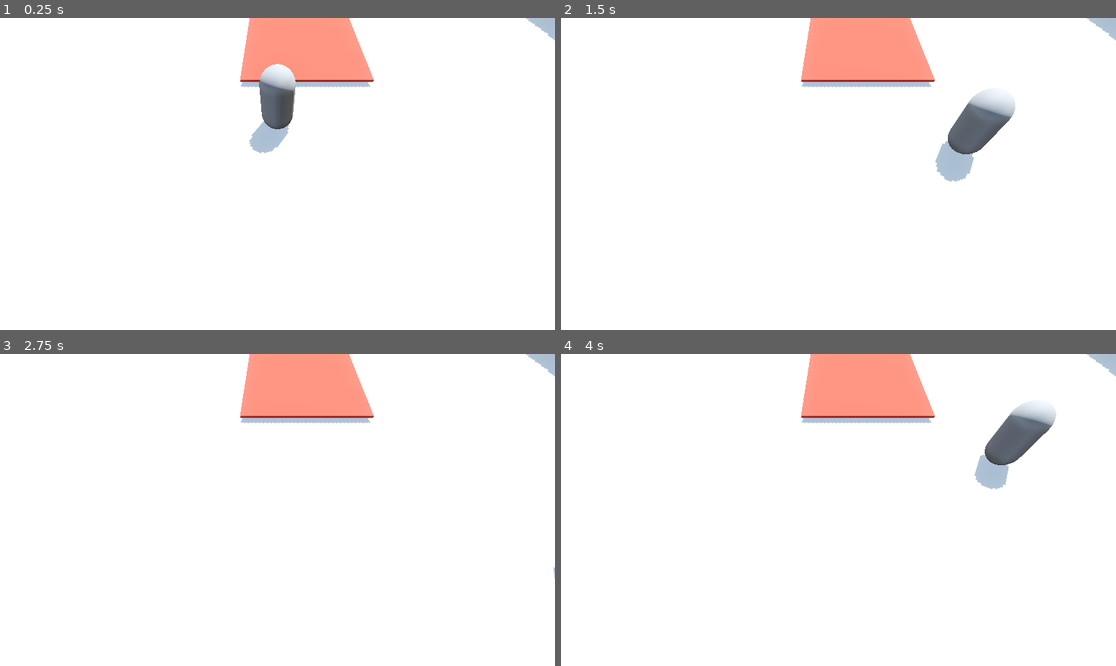
Above: before the commit, frames 1-4 (two rows, left to right).
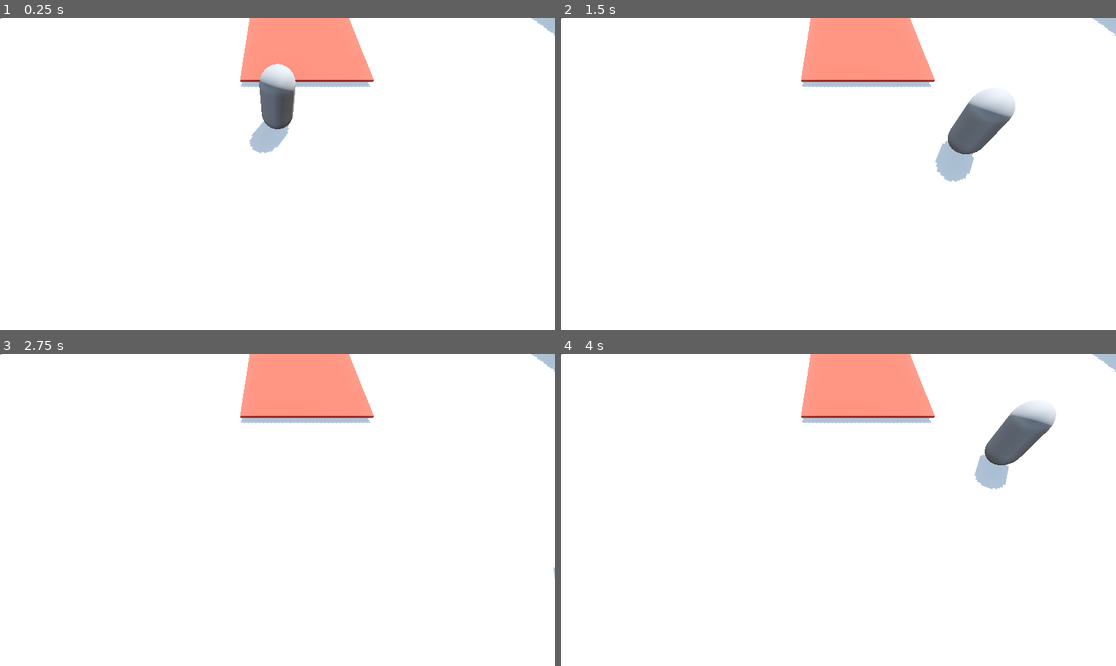
Above: after the commit, the same moments.

Repository: TylerPederson/effort
Game: Godot game, scene res://sandbox_level.tscn
Same seed, same stepped clock (60 frames per second), same inputs: the game is played once before the commit and once after it.
Inputs:
- Up to frame 1 (0.25 s): no input
- Up to frame 2 (1.5 s): tap Enter (ui_accept) at 0.5, 0.77 s; hold Right (ui_right) 0.53-1.28 s; hold Down (ui_down) from 1.28 s (still down)
- Up to frame 3 (2.75 s): tap Enter (ui_accept) at 1.52 s; release Down (ui_down) at 2.03 s; hold Right (ui_right) from 2.03 s (still down)
- Up to frame 4 (4 s): release Right (ui_right) at 2.78 s; hold Up (ui_up) 2.78-3.53 s; tap Enter (ui_accept) at 3.02, 3.77 s; hold Left (ui_left) from 3.53 s (still down)

The runs differ from the first frame. In frame 1, less than 0.1% of the frame differs, in the area x 0-100%, y 0-8%; in frame 2, less than 0.1%; in frame 3, less than 0.1%; in frame 4, less than 0.1%.

Commit message:
walls added
added walls

Diff:
--- a/sandbox_level.tscn
+++ b/sandbox_level.tscn
@@ -59,6 +59,22 @@
 [node name="Camera3D" type="Camera3D" parent="." unique_id=562333410]
 transform = Transform3D(1, 0, 0, 0, 0.52019, 0.8540505, 0, -0.8540505, 0.52019, 0, 5, 5)
 
-[node name="CSGBox3D" type="CSGBox3D" parent="." unique_id=1712702810]
-transform = Transform3D(0.99984723, 0.014876128, -0.009177065, -0.01480125, 0.99985707, 0.008174945, 0.009297351, -0.00803788, 0.9999245, 15.3942175, 3.4137647, -6.483803)
-size = Vector3(1, 5.1221924, 53.763885)
+[node name="wall1" type="CSGBox3D" parent="." unique_id=1712702810]
+transform = Transform3D(0.99984723, 0.014876128, -0.009177065, -0.01480125, 0.99985707, 0.008174945, 0.009297351, -0.00803788, 0.9999245, 15.446389, 2.5910103, -8.927974)
+use_collision = true
+size = Vector3(0.6795654, 5.949768, 59.908012)
+
+[node name="wall2" type="CSGBox3D" parent="." unique_id=220416115]
+transform = Transform3D(1, 0, 0, 0, 1, 0, 0, 0, 1, -0.4292717, 2.3866854, -37.604168)
+use_collision = true
+size = Vector3(32.062134, 5.6206055, 2.5688534)
+
+[node name="wall3" type="CSGBox3D" parent="." unique_id=1413501894]
+transform = Transform3D(1, 0, 0, 0, 1, 0, 0, 0, 1, -15.810717, 2.9563818, -8.817545)
+use_collision = true
+size = Vector3(1.8071318, 6.1466064, 59.068542)
+
+[node name="wall4" type="CSGBox3D" parent="." unique_id=1028778654]
+transform = Transform3D(1, 0, 0, 0, 1, 0, 0, 0, 1, -1.2159472, 2.6614265, 19.42992)
+use_collision = true
+size = Vector3(33.739746, 6.4058228, 2.679657)
